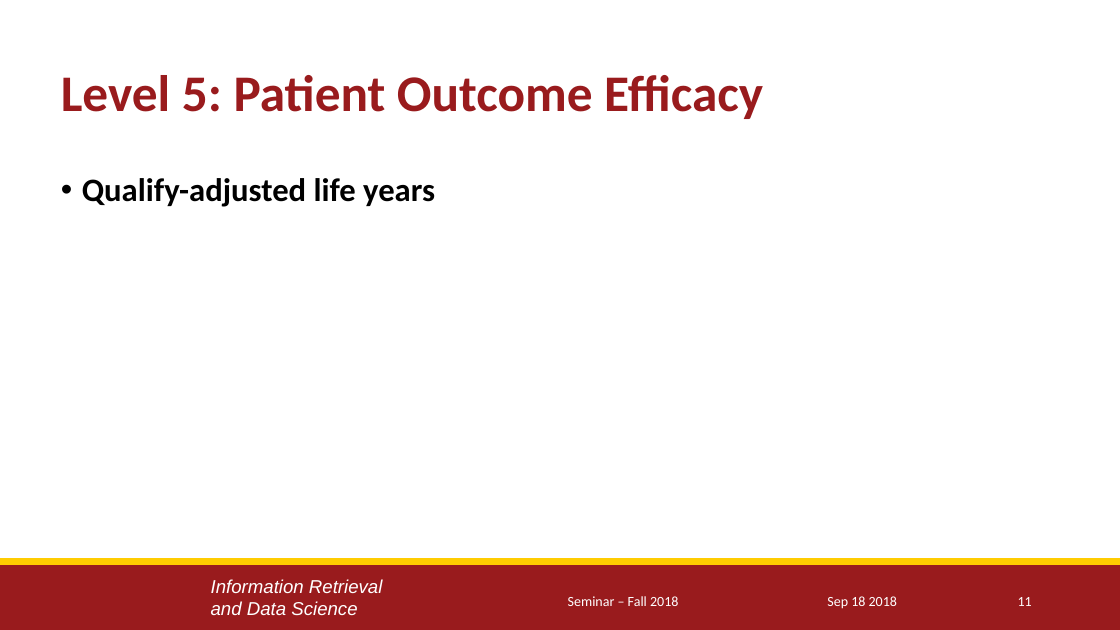
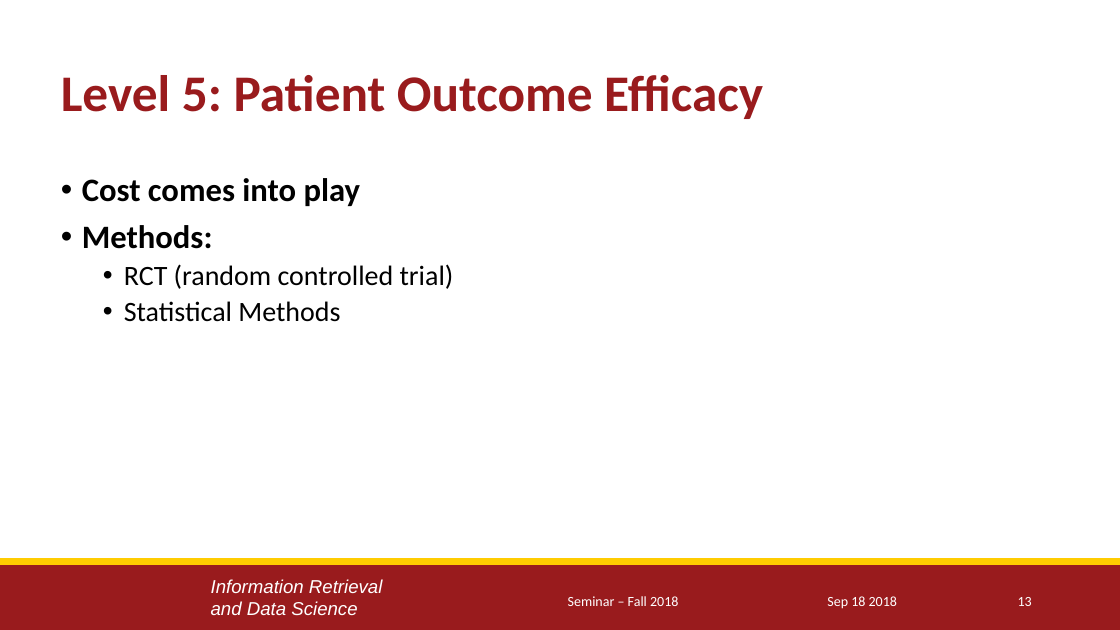
Before and after one commit to yuesOctober/survey, a slide deck: slide 13 of Presentation_1.pptx (slide 11 before the commit). Drawn at 1120x630 pixels with LibreOffice and Linux fonts; fonts in the diff are those of the drawing; background and template pictures are left out. Boxes give left, top, right and bottom in pixels: in the first picture for what was removed or moved away, otherwise in the second. Text is boxed around its words. In the diff, an @@ line names an element or a change of style, - is before the commit and + after.

```diff
--- a/Presentation_1.pptx
+++ b/Presentation_1.pptx
@@ text at [82, 178, 454, 322]: text changed; size 21 to 18 pt; bold off @@
-• Qualify-adjusted life years
+• Cost comes into play
+• Methods:
+  • RCT (random controlled trial)
+  • Statistical Methods
@@ page number at [1018, 597, 1032, 606]: text changed @@
-11
+13
```
Also in this commit, not shown: 8 other slides changed, 2 slides added.
